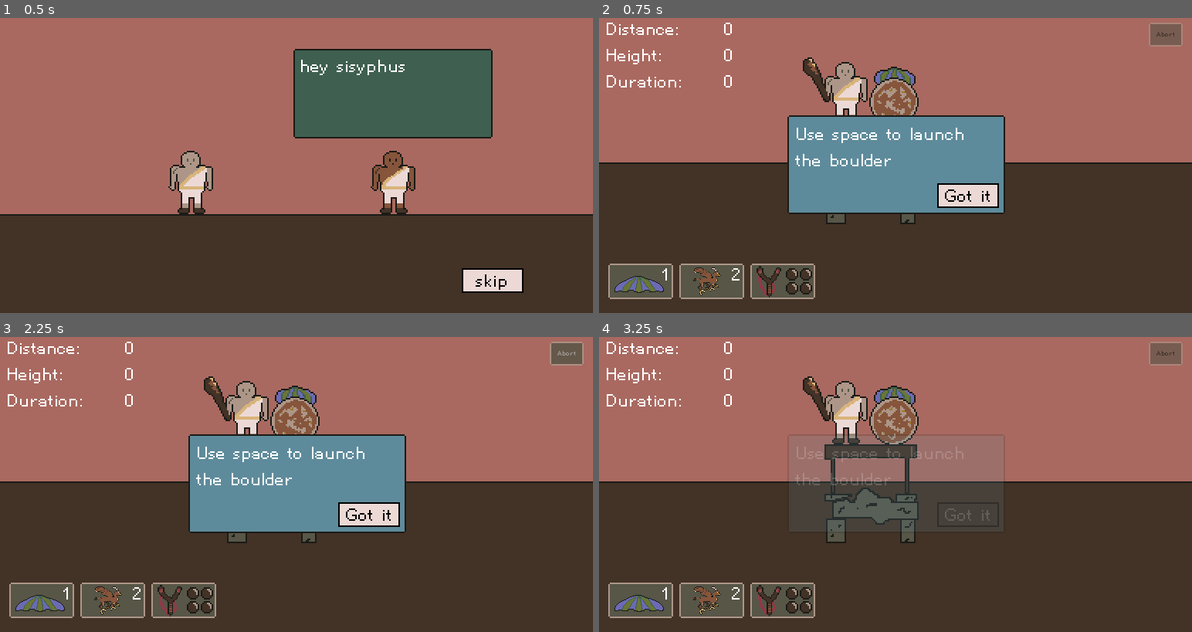
Above: before the commit, frames 1-4 (two rows, left to right).
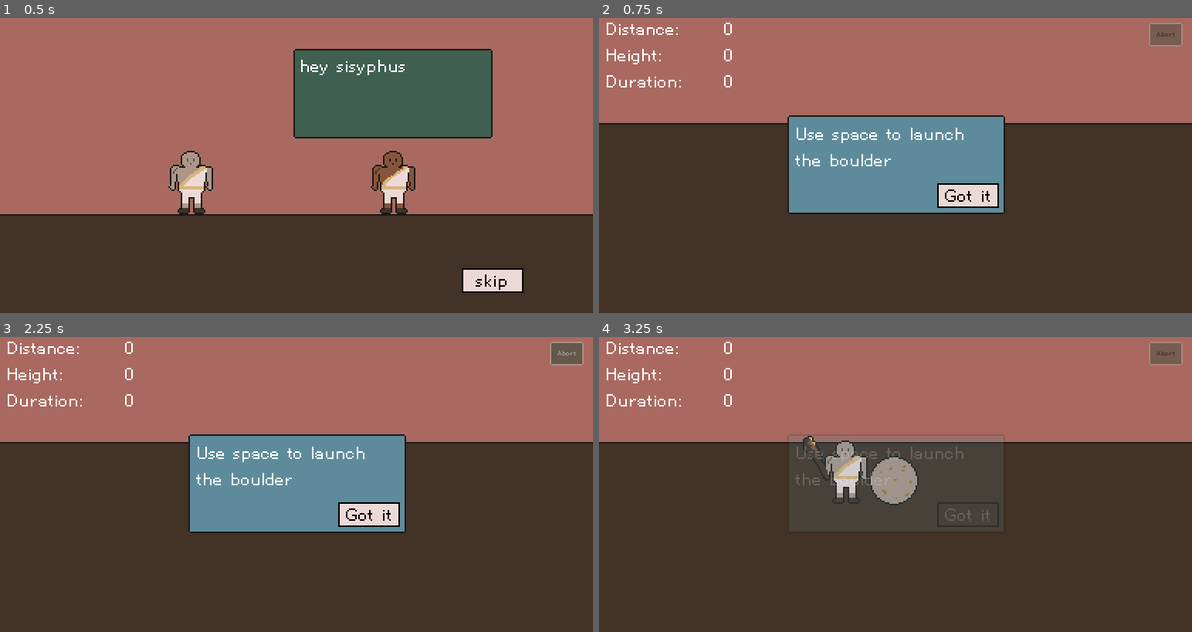
Above: after the commit, the same moments.

Repository: nolenroyalty/sisyphus-needs-a-nap
Game: Godot game, scene res://Intro/Intro.tscn
Same seed, same stepped clock (60 frames per second), same inputs: the game is played once before the commit and once after it.
Inputs (mouse positions are in pixels of both pictures, inside the frame that each line leads up to):
- Up to frame 1 (0.5 s): no input
- Up to frame 2 (0.75 s): click "skip" at 0.5 s
- Up to frame 3 (2.25 s): click (41, 599) at 1.27 s; click "Abort" at 2 s
- Up to frame 4 (3.25 s): click "Got it" at 2.75 s

Frame 1 is identical in both runs. In frame 2, 15% of the frame differs, in the area x 0-100%, y 13-96%; in frame 3, 15%; in frame 4, 22%.

Commit message:
more balancing, griffin sounds

Diff:
--- a/Boulder/Boulder.gd
+++ b/Boulder/Boulder.gd
@@ -18,7 +18,7 @@
 var mouse_in_area = false
 
 # Totally made up
-const MAXIMUM_HEIGHT_ABOVE_GROUND = 8092
+const MAXIMUM_HEIGHT_ABOVE_GROUND = 16384
 const STARTING_GUESS_FOR_HEIGHT_ABOVE_GROUND = 128
 
 func determine_height_above_ground():
--- a/Flight/Flight.gd
+++ b/Flight/Flight.gd
@@ -4,27 +4,29 @@
 # the boss now.
 var achievementDisplay = preload("res://UI/AchievementDisplay.tscn")
 var achievementShower = preload("res://UI/AchievementShower.tscn")
+var rng = RandomNumberGenerator.new()
 
 export var GRAVITY = 120
 export var MAX_GRAVITY = 300
 export var BOUNCE_PENALTY = 0.2
 
 export var BACKWARDS_ROLL_SPEED = 1.0
-export var DEFAULT_STARTING_VELOCITY = Vector2(250, -100)
+export var DEFAULT_STARTING_VELOCITY = Vector2(250, -110)
 export var SUPERBOUNCE_FRAMES = 10
 export var MIN_ROTATION = 1.0
 export var MAX_ROTATION = 10.0
 export var PARACHUTE_X_SPEED_REDUCTION = 0.85
 export var PARACHUTE_Y_SPEED_REDUCTION = 0.25
-export var PARACHUTE_GRAVITY_REDUCTION = 0.4
-export var PARACHUTE_MAX_GRAVITY = 50
+export var PARACHUTE_GRAVITY_REDUCTION = 0.40
+export(float) var PARACHUTE_MAX_GRAVITY = PARACHUTE_GRAVITY_REDUCTION * MAX_GRAVITY
 export var STRENGTH_INCREASE_FACTOR = 1.3
 export var SLINGSHOT_BOOST = 100
 export var GRIFFIN_BOOST = Vector2(10, -150)
 const MAX_EXPECTED_SPEED_FOR_ROTATION = 250
-const DISTANCE_AT_WHICH_WE_FLAG_A_LANDMARK = 1000
+const DISTANCE_AT_WHICH_WE_FLAG_A_LANDMARK = 1600
 const MAX_TOTAL_DOWNHILL_BOUNCES = 50
-const MAX_CONSECUTIVE_DOWNHILL_BOUNCES = 3
+const MAX_CONSECUTIVE_DOWNHILL_BOUNCES = 8
+const MAX_CONSECUTIVE_SLOW_BOUNCES = 3
 const MAX_CONSECUTIVE_CAVE_BOUNCES = 5
 const SLINGSHOT_AMMO = 4
 const FRAMES_TO_SPEND_IN_LAVA = 60 * 2
@@ -38,7 +40,7 @@
 onready var bottom_bar : FlightBottomBar = $FlightBottomBar
 
 enum SUPERBOUNCE_STATE {NONE, BOUNCING}
-enum SOUNDS { LAUNCH, BOUNCE, SUPERBOUNCE, PARACHUTE, SLINGSHOT, LAVA }
+enum SOUNDS { LAUNCH, BOUNCE, SUPERBOUNCE, PARACHUTE, SLINGSHOT, LAVA, GRIFFIN }
 enum LAUNCH_STATE { DISPLAYING_FACTS, AWAITING_LAUNCH, LAUNCHED, GRIFFIN_DEPLOYED, IN_LAVA, FROZEN }
 
 var velocity = Vector2()
@@ -46,6 +48,7 @@
 var frozen = true
 var total_downhill_bounces = 0
 var consecutive_downhill_bounces = 0
+var consecutive_slow_bounces
 var consecutive_cave_bounces = 0
 var superbounce_frames_remaining = 0
 var oil_remaining = 0
@@ -68,24 +71,27 @@
 func calculate_starting_velocity():
 	var starting_velocity = DEFAULT_STARTING_VELOCITY
 	var multiplier = 1
+	var variance = rng.randfn(0, 0.1)
+
 	match State.strength_level:
 		0: multiplier = 1.0
-		1: multiplier = 1.5
-		2: multiplier = 1.9
-		3: multiplier = 2.3
+		1: multiplier = 1.35
+		2: multiplier = 1.7
+		3: multiplier = 1.9
+		4: multiplier = 2.1
+		5: multiplier = 2.25
+		6: multiplier = 2.6
 		_:
 			print("Unknown strength level %d" % State.strength_level)
 
+
 	starting_velocity *= multiplier
+	print("velocity: %s variance: %s -> %s" % [starting_velocity, variance, starting_velocity * variance])
+	starting_velocity += starting_velocity * variance
 	return starting_velocity
 
 func set_positions_for_current_block_height():
-	var b = State.block_height
-	var platform_offset = 0
-	while b > 0:
-		platform_offset += 21
-		if b % 3 == 0: platform_offset += 1
-		b -= 1
+	var platform_offset = State.block_height * 24
 	boulder.position.y -= platform_offset
 	player.position.y -= platform_offset
 
@@ -136,6 +142,7 @@
 	add_child(achievement_display)
 
 func _ready():
+	rng.randomize()
 	State.display_fact_if_we_havent_yet(State.FACT.INTRO)
 	flightscore = FlightScore.new(boulder)
 	var _ignore = scoreScreen.connect("continue_pressed", self, "continue_pressed")
@@ -175,6 +182,7 @@
 		SOUNDS.PARACHUTE: stream = load("res://sounds/parachute1.wav")
 		SOUNDS.SLINGSHOT: stream = load("res://sounds/slingshot1.wav")
 		SOUNDS.LAVA: stream = load("res://sounds/lava1.wav")
+		SOUNDS.GRIFFIN: stream = load("res://sounds/griffin1.wav")
 		_: print("Unknown sound")
 	if stream:
 		audioStreamPlayer.stream = stream
@@ -219,32 +227,39 @@
 		bottom_bar.set_slingshot_ammo(slingshot_shots_remaining)
 		play_sound(SOUNDS.SLINGSHOT)
 
-func is_rolling_downhill():
+func is_downhill_bounce():
+	return velocity.x < 0
+
+func is_slow_bounce():
 	var vx = abs(velocity.x)
 	var vy = abs(velocity.y)
-	if vx < 20 and vy < 20: return true
-	if vx + vy < 50: return true
-	return velocity.x < 0
+	return (vx < 20 and vy < 20) or (vx + vy) < 50
+
+func is_cave_bounce():
+	return in_cave
 
 func should_freeze_after_this_bounce():
-	if in_cave:
+	if is_downhill_bounce():
+		consecutive_downhill_bounces += 1
+		total_downhill_bounces += 1
+	else:
+		consecutive_downhill_bounces = 0
+
+	if is_cave_bounce():
 		consecutive_cave_bounces += 1
-		consecutive_downhill_bounces = 0
-		return consecutive_cave_bounces >= MAX_CONSECUTIVE_CAVE_BOUNCES
-
-	if is_rolling_downhill():
-		total_downhill_bounces += 1
-		consecutive_downhill_bounces += 1
-	else:
-		consecutive_downhill_bounces = 0
-
-	if consecutive_downhill_bounces >= MAX_CONSECUTIVE_DOWNHILL_BOUNCES \
-		or total_downhill_bounces >= MAX_TOTAL_DOWNHILL_BOUNCES:
-		total_downhill_bounces = 0
-		consecutive_downhill_bounces = 0
-		return true
-
-	return false
+	else:
+		consecutive_cave_bounces = 0
+
+	if is_slow_bounce():
+		consecutive_slow_bounces += 1
+	else:
+		consecutive_slow_bounces = 0
+
+
+	return consecutive_cave_bounces >= MAX_CONSECUTIVE_CAVE_BOUNCES \
+		or consecutive_downhill_bounces >= MAX_CONSECUTIVE_DOWNHILL_BOUNCES \
+		or consecutive_slow_bounces >= MAX_CONSECUTIVE_SLOW_BOUNCES \
+		or total_downhill_bounces >= MAX_TOTAL_DOWNHILL_BOUNCES
 
 func reset_superbounce_state():
 	superbounce_state = SUPERBOUNCE_STATE.NONE
@@ -301,6 +316,7 @@
 	launch_state = LAUNCH_STATE.GRIFFIN_DEPLOYED
 	bottom_bar.deploy_griffin()
 	boulder.show_griffin()
+	play_sound(SOUNDS.GRIFFIN)
 	yield(get_tree().create_timer(GRIFFIN_DEPLOY_TIME), "timeout")
 	boulder.hide_griffin()
 	launch_state = LAUNCH_STATE.LAUNCHED
@@ -404,6 +420,7 @@
 func process_griffin(delta):
 	velocity += GRIFFIN_BOOST * delta
 	boulder.move_and_collide(velocity * delta)
+	flightscore.tick(boulder)
 	maybe_tick_hud()
 	maybe_display_landmark()
 
--- a/Flight/Flight.tscn
+++ b/Flight/Flight.tscn
@@ -217,6 +217,26 @@
 [node name="EndingSlope8" parent="Terrain" instance=ExtResource( 16 )]
 position = Vector2( 15579, -9877 )
 
+[node name="EndingSlopeBack1" parent="Terrain" instance=ExtResource( 16 )]
+position = Vector2( -1648, -89 )
+scale = Vector2( -1, 1 )
+
+[node name="EndingSlopeBack2" parent="Terrain" instance=ExtResource( 16 )]
+position = Vector2( -1900, -1116 )
+scale = Vector2( -1, 1 )
+
+[node name="EndingSlopeBack3" parent="Terrain" instance=ExtResource( 16 )]
+position = Vector2( -2152, -2143 )
+scale = Vector2( -1, 1 )
+
+[node name="EndingSlopeBack4" parent="Terrain" instance=ExtResource( 16 )]
+position = Vector2( -2404, -3170 )
+scale = Vector2( -1, 1 )
+
+[node name="EndingSlopeBack5" parent="Terrain" instance=ExtResource( 16 )]
+position = Vector2( -2656, -4197 )
+scale = Vector2( -1, 1 )
+
 [node name="Filler" type="Node2D" parent="."]
 
 [node name="ColorRect" type="ColorRect" parent="Filler"]
--- a/Shop/Config.gd
+++ b/Shop/Config.gd
@@ -2,9 +2,9 @@
 
 enum ITEM { BLOCK = 1, PARACHUTE = 2, OIL = 3, STRENGTH = 4, SLINGSHOT = 5, GRIFFIN = 6}
 
-const MAX_BLOCK_HEIGHT = 9
+const MAX_BLOCK_HEIGHT = 12
 const MAX_OIL_LEVEL = 3
-const MAX_STRENGTH_LEVEL = 3
+const MAX_STRENGTH_LEVEL = 6
 
 static func next_block_cost():
 	# Learn to fly has each level approximately double, but with substantial jitter
@@ -17,7 +17,12 @@
 		4: return 400
 		5: return 500
 		6: return 675
+		7: return 750
+		8: return 800
 		9: return 850
+		10: return 900
+		11: return 1050
+		12: return 0
 		_:
 			print("unexpected current block height")
 			return 0
@@ -25,10 +30,13 @@
 static func next_strength_cost():
 	# We should update these numbers to diverge from block cost
 	match State.strength_level:
-		0: return 100
-		1: return 450
-		2: return 1050
-		3: return 0
+		0: return 85
+		1: return 200
+		2: return 450
+		3: return 600
+		4: return 900
+		5: return 1800
+		6: return 0
 		_:
 			print("unexpected current strength")
 			return 0
--- a/State/State.gd
+++ b/State/State.gd
@@ -20,7 +20,7 @@
 
 const WINNING_DURATION_IN_SECONDS = 60
 
-var rest = 3000
+var rest = 0
 var block_height : int = 0
 var oil_level = 0
 var has_parachute = false
@@ -28,7 +28,7 @@
 var has_griffin = false
 var strength_level = 0
 var launch_day = 1
-var testing_level = 3
+var testing_level = 0
 
 var fact_state = {}
 var achievement_state = {}
@@ -136,9 +136,9 @@
 		ACHIEVEMENTS.INTO_LAVA:
 			return 100
 		ACHIEVEMENTS.PASSED_LAVA:
-			return 500
+			return 1000
 		ACHIEVEMENTS.PASSED_BIG_SLOPE:
-			return 1000
+			return 2300
 		ACHIEVEMENTS.NAP_ACHIEVED:
 			return 42069
 		_:
Not shown, added: Sounds/griffin1.wav.import
Not shown, added: Sounds/griffin1.wav
